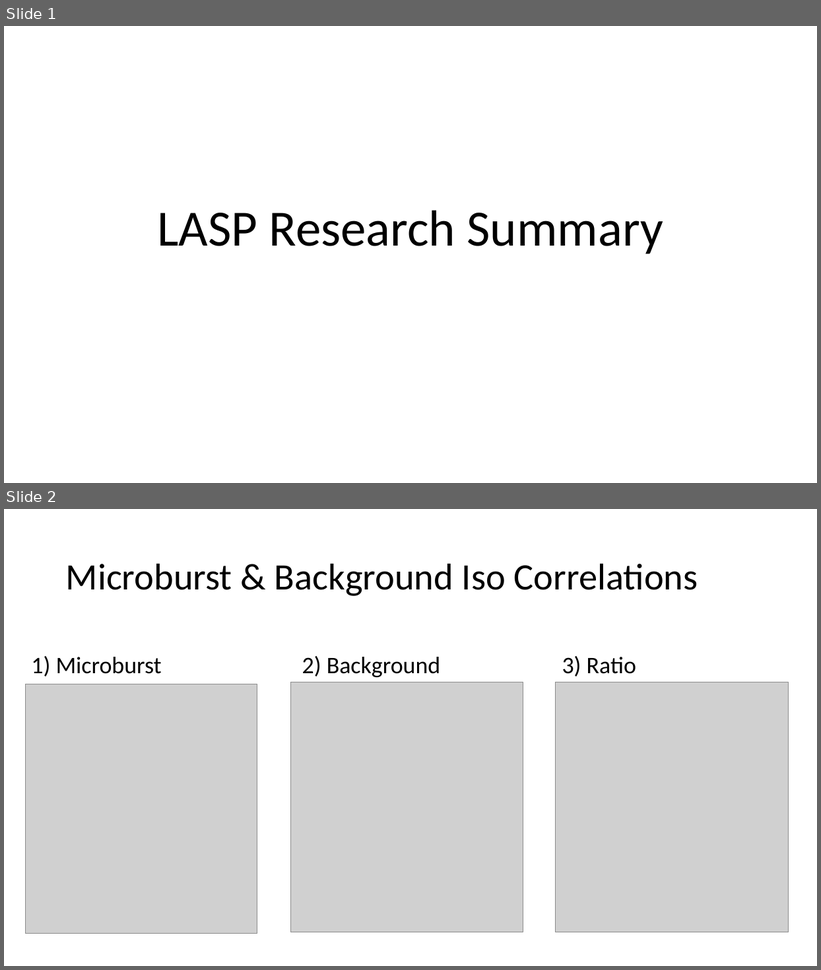
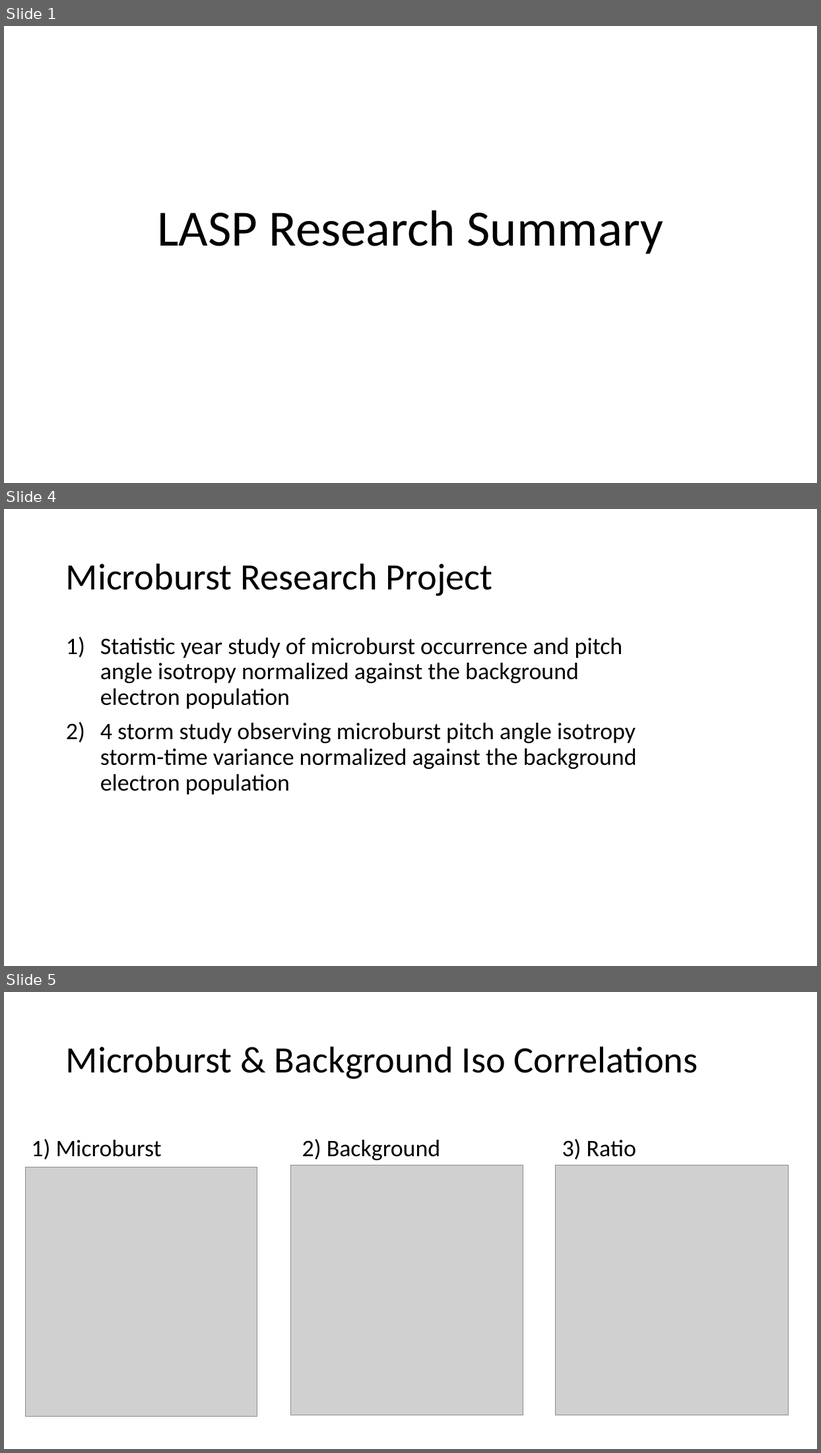
Before and after one commit to conradmr98/lasp-microburst-research, a slide deck: sampexlib/Concept Summaries/LASP Research Summary.pptx. Shown one above the other, each under a label of ours: slides 1 and 2 before the commit, slides 1, 4 and 5 after it; the slides between them are not shown. The pictures are 821x970 and 821x1453 pixels, drawn with LibreOffice and Linux fonts; fonts in the diff are those of the drawing; grey boxes stand for pictures. Boxes give left, top, right and bottom in pixels: in the first picture for what was removed or moved away, otherwise in the second. Text is boxed around its words. In the diff, an @@ line names an element or a change of style, - is before the commit and + after.

```diff
--- a/sampexlib/Concept Summaries/LASP Research Summary.pptx
+++ b/sampexlib/Concept Summaries/LASP Research Summary.pptx
@@ slide 4 added at <box>4,509,817,966</box>, background #FFFFFF @@
@@ title added at <box>66,563,493,596</box>, 44 pt, text #000000 @@
+Microburst Research Project
@@ text added at <box>100,638,637,795</box>, 28 pt, text #000000 @@
+1) Statistic year study of microburst occurrence and pitch angle isotropy normalized against the background electron population
+2) 4 storm study observing microburst pitch angle isotropy storm-time variance normalized against the background electron population
@@ what was slide 2 is now slide 5 @@
```
Also in this commit, not shown: 2 slides changed, 2 other slides added, 7 other files.
